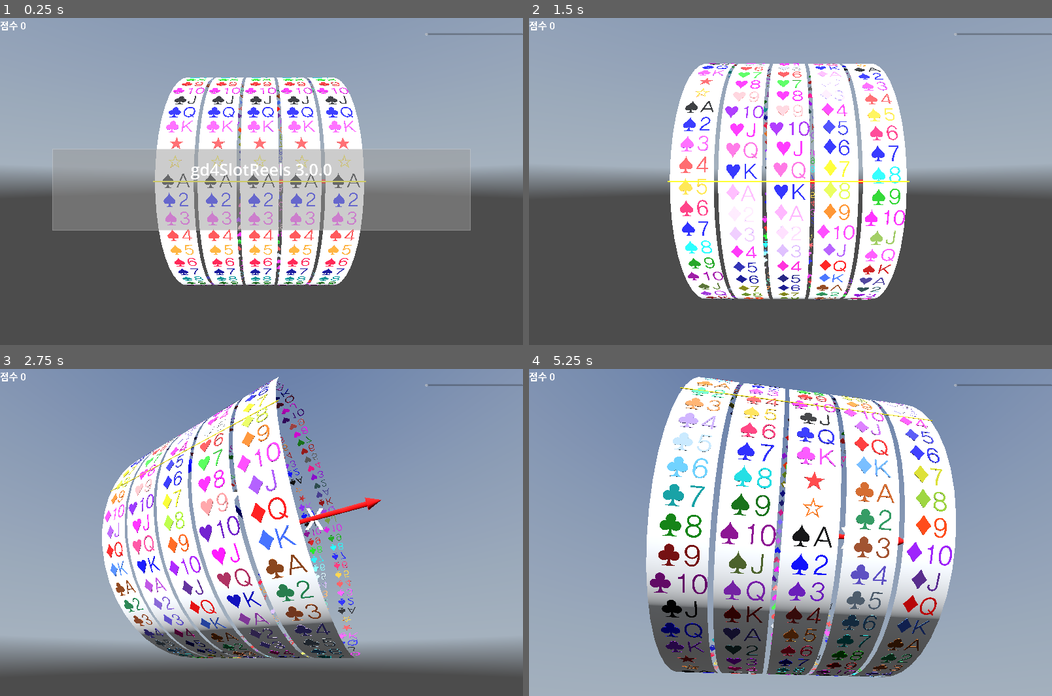
Above: before the commit, frames 1-4 (two rows, left to right).
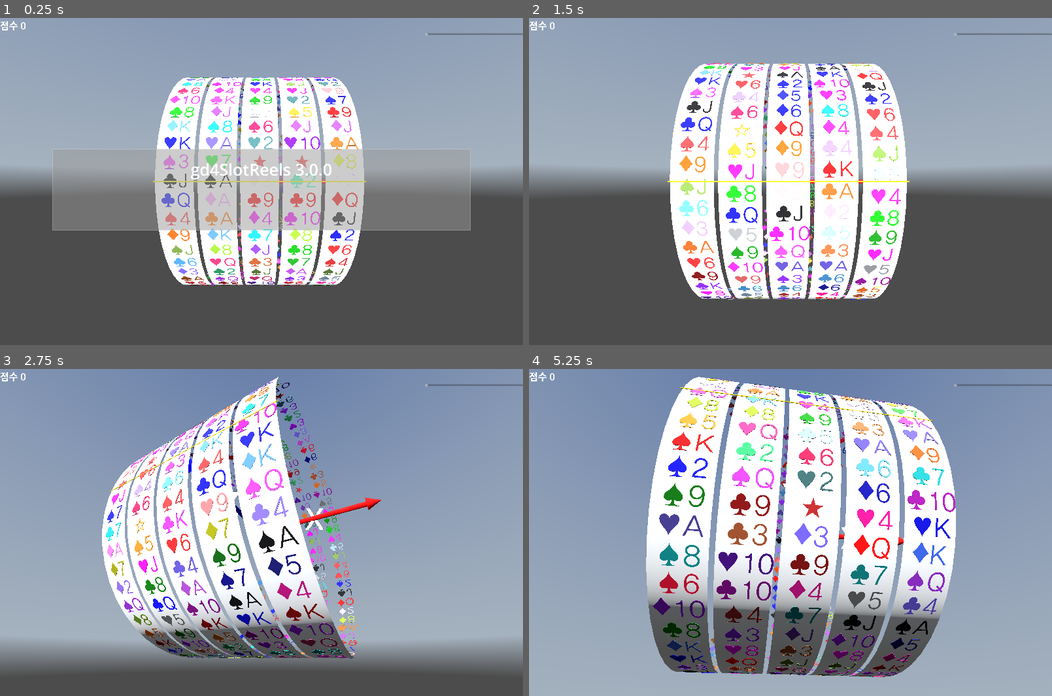
Above: after the commit, the same moments.

Repository: kasworld/gd4slot
Game: Godot game, scene res://main.tscn
Two runs of this game, one before a commit and one after it. Both use one fixed random seed, a clock stepped at 60 frames per second and the inputs below. A sky picture missing from this copy of the repository is replaced by a grey-blue gradient.
Inputs (mouse positions are in pixels of both pictures, inside the frame that each line leads up to):
- Up to frame 1 (0.25 s): no input
- Up to frame 2 (1.5 s): tap Enter at 0.5, 0.6 s; move the mouse to (905, 165) at 0.52 s; click (905, 165) at 0.67 s; tap Space at 0.77 s; move the mouse to (685, 197) at 1.27 s; tap Delete at 1.35 s; click (685, 197) at 1.42 s
- Up to frame 3 (2.75 s): tap Space at 1.52 s; move the mouse to (313, 460) at 2.02 s; tap Enter at 2.1 s; click (313, 460) at 2.17 s
- Up to frame 4 (5.25 s): move the mouse to (764, 597) at 2.77 s; tap Delete at 2.85, 4.35 s; click (764, 597) at 2.92 s; tap Space at 3.02, 3.77, 4.52 s; move the mouse to (947, 581) at 3.52 s; tap Enter at 3.6, 5.1 s; click (947, 581) at 3.67 s; move the mouse to (633, 483) at 4.27 s; click (633, 483) at 4.42 s; move the mouse to (816, 532) at 5.02 s; click (816, 532) at 5.17 s

The runs differ from the first frame. In frame 1, 5.6% of the frame differs, in the area x 30-69%, y 18-82%; in frame 2, 7.8%; in frame 3, 8.1%; in frame 4, 12%, in the area x 23-82%, y 2-95%.

Commit message:
중심각차이율 적용

Diff:
--- a/slot_reel/slot_reel.gd
+++ b/slot_reel/slot_reel.gd
@@ -45,8 +45,7 @@
 	rotation.x += rotation_per_second * 2 * PI * dur_sec
 	if acceleration > 0:
 		rotation_per_second *= pow( acceleration , dur_sec)
-	#if 회전중인가 and abs(rotation_per_second) <= 0.01:
-	if 회전중인가 and (abs(rotation_per_second) <= 0.1 and symbol중심근처인가() ) or (abs(rotation_per_second) <= 0.01):
+	if 회전중인가 and (abs(rotation_per_second) <= 0.1 and 중심각차이율(rotation.x) < 0.1 ) or (abs(rotation_per_second) <= 0.01):
 		회전중인가 = false
 		rotation_per_second = 0.0
 		rotation_stopped.emit(self)
@@ -63,11 +62,6 @@
 func symbol중심각도(n :int) -> float:
 	return symbol각도 * n
 
-func symbol중심근처인가() -> bool:
-	var 현재각도 = fposmod(-rotation.x, 2*PI)
-	var 중심각도 = symbol중심각도(선택된symbol번호())
-	return abs(현재각도 - 중심각도) <= symbol각도/100
-
 # 0 - 1
 func 중심각차이율(rad :float) -> float:
 	var 각도차이 := fposmod(rad, symbol각도)
--- a/slots/slots.gd
+++ b/slots/slots.gd
@@ -18,8 +18,8 @@
 func init() -> Slots:
 	var color_text_info_list := make_color_text_info_list()
 	for i in reelcount:
-		var kilist := color_text_info_list.duplicate()
-		#kilist.shuffle()
+		var kilist := color_text_info_list.duplicate()#.slice(0,7)
+		kilist.shuffle()
 		var rl = preload("res://slot_reel/slot_reel.tscn").instantiate().init(i, symbol크기, kilist)
 		rl.rotation_stopped.connect(결과가결정됨)
 		rl.position = Vector3(i*symbol크기.x+i +symbol크기.x/2 -calc_width()/2, 0, 0)
